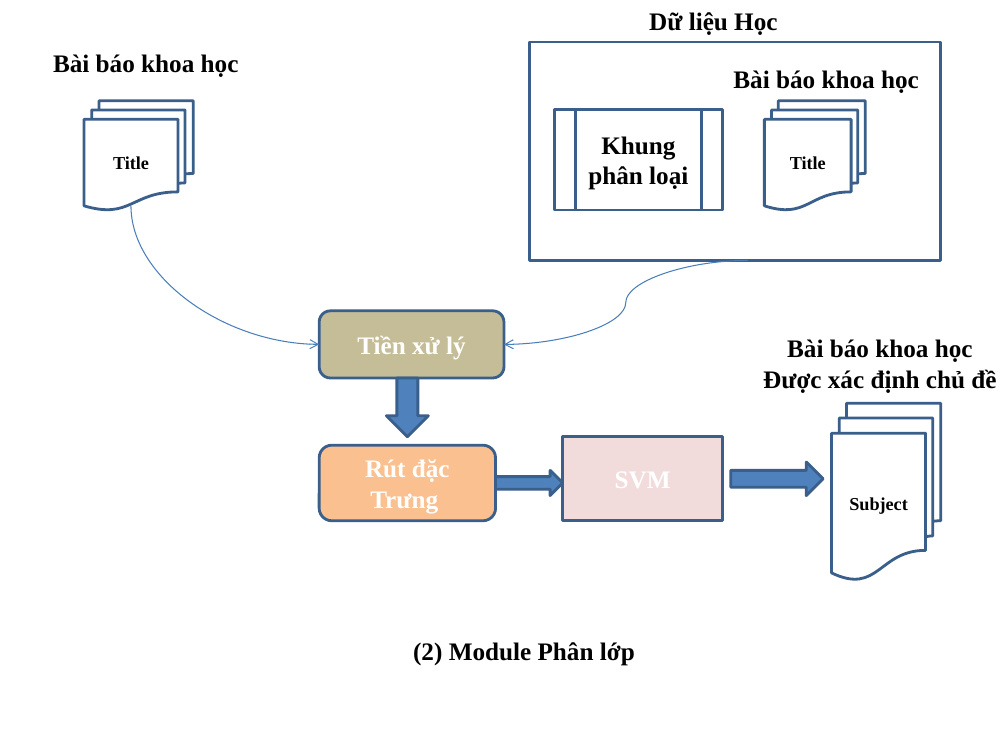
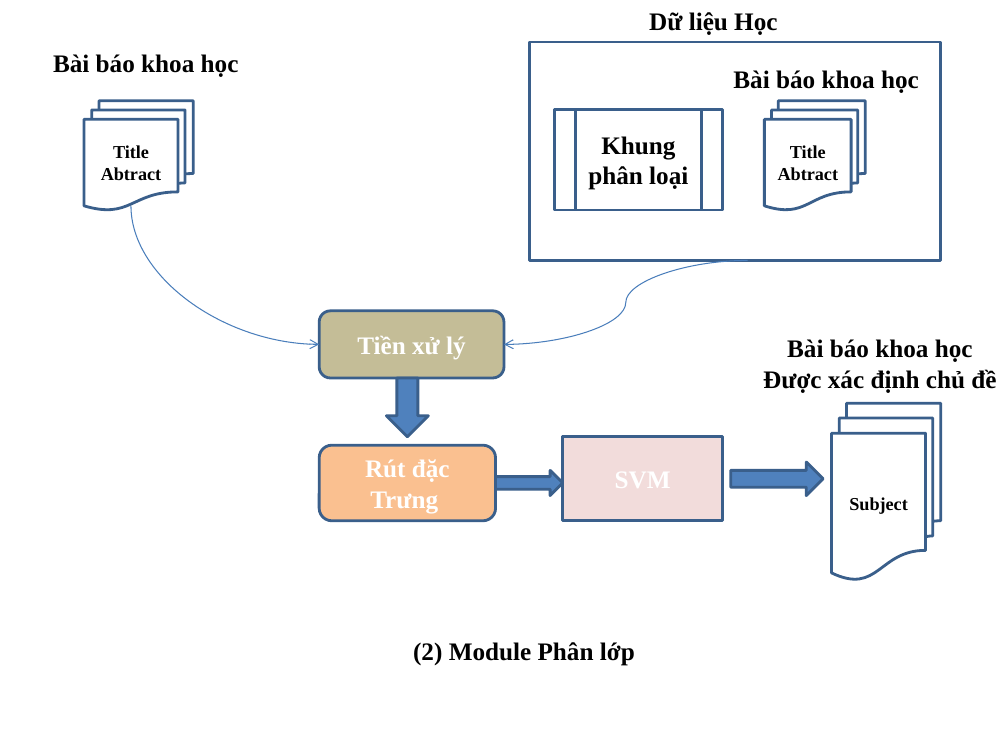
Before and after one commit to tiendv/detaitotnghiep, a slide deck: slide 3 of Outline thesis/De cuong/Kientrucdetai_26_8.pptx. Drawn at 1008x756 pixels with LibreOffice and Linux fonts; fonts in the diff are those of the drawing. Boxes give left, top, right and bottom in pixels: in the first picture for what was removed or moved away, otherwise in the second. Text is boxed around its words. In the diff, an @@ line names an element or a change of style, - is before the commit and + after.

```diff
--- a/Outline thesis/De cuong/Kientrucdetai_26_8.pptx
+++ b/Outline thesis/De cuong/Kientrucdetai_26_8.pptx
@@ text in flow chart multidocument at [101, 167, 162, 180]: paragraph added @@
+Abtract
@@ text in flow chart multidocument at [778, 167, 839, 180]: paragraph added @@
+Abtract
```
Also in this commit, not shown: 2 other slides changed, 1 slide added.
